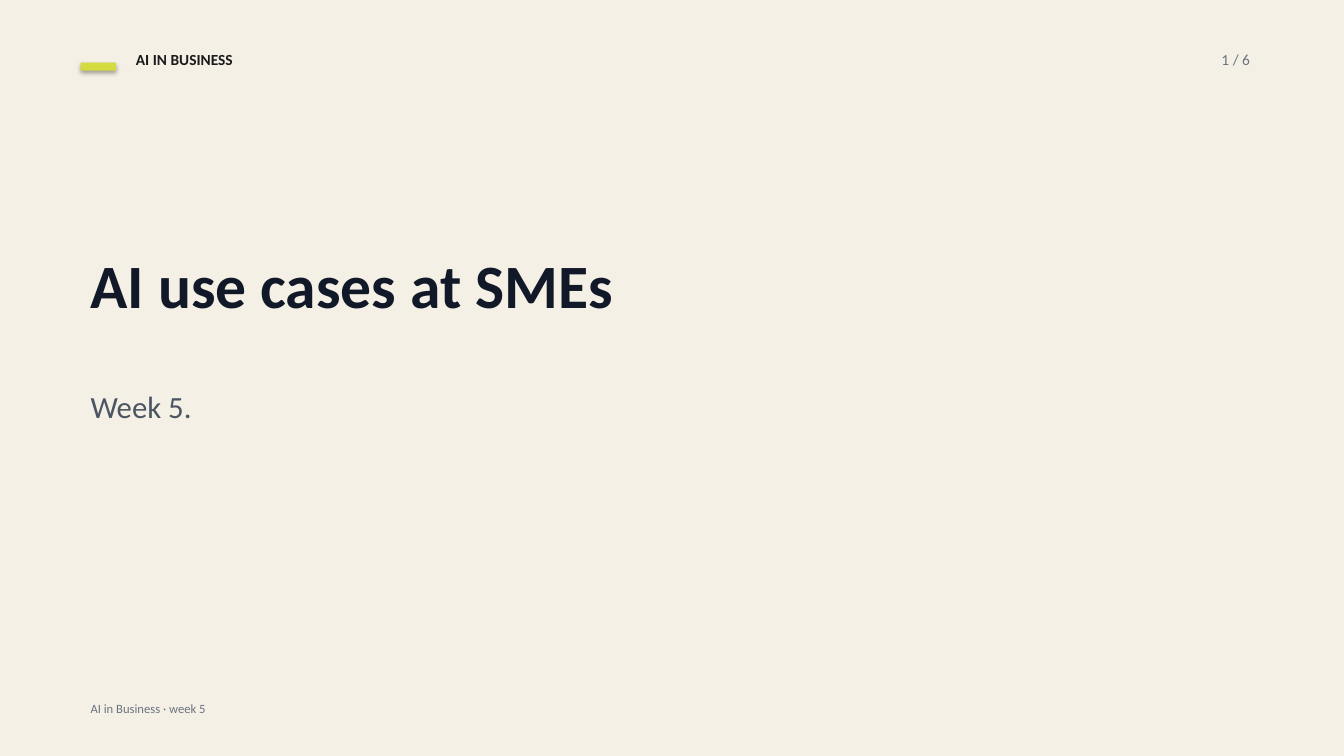
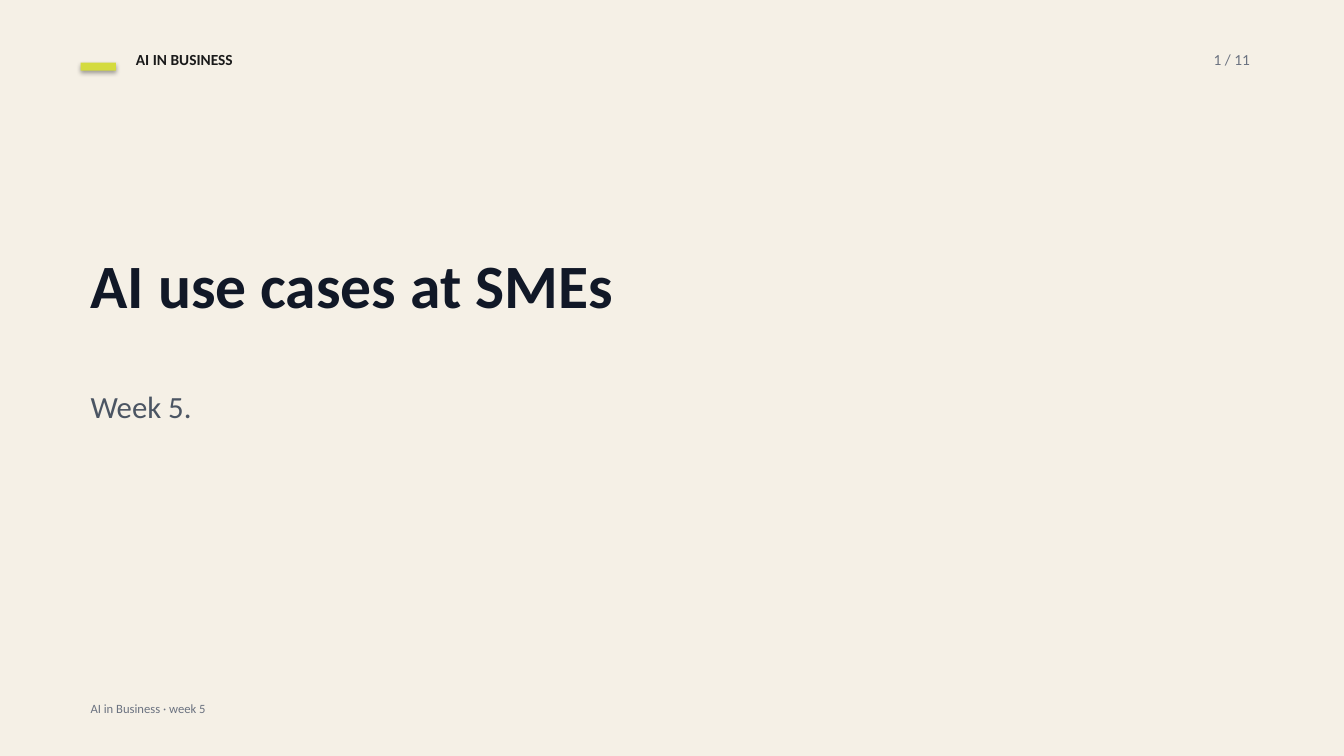
Before and after one commit to datadrivendecisions/ai-in-business, a slide deck: slide 1 of project-documentation/slides/week-05-deck.pptx. Drawn at 1344x756 pixels with LibreOffice and Linux fonts; fonts in the diff are those of the drawing. Boxes give left, top, right and bottom in pixels: in the first picture for what was removed or moved away, otherwise in the second. Text is boxed around its words. In the diff, an @@ line names an element or a change of style, - is before the commit and + after.

```diff
--- a/project-documentation/slides/week-05-deck.pptx
+++ b/project-documentation/slides/week-05-deck.pptx
@@ text at box(1214, 55, 1250, 65): text changed @@
-1 / 6
+1 / 11
```
Also in this commit, not shown: 3 other slides changed, 6 slides added, 1 slide removed, 5 other files.
